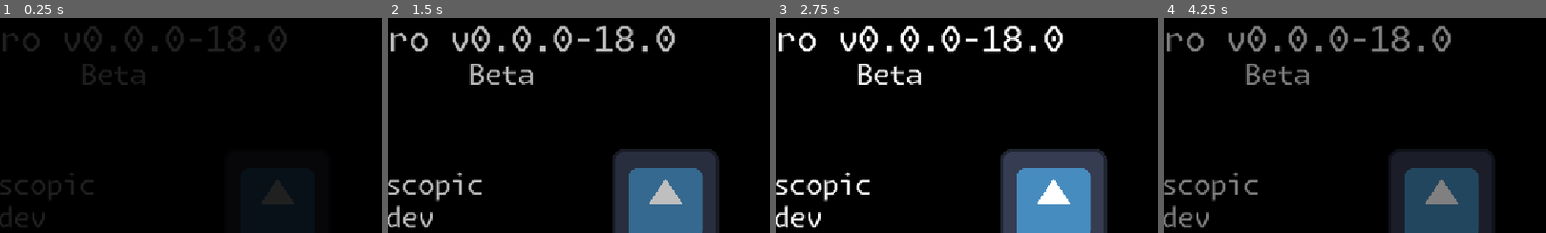
Above: before the commit, frames 1-4 (left to right).
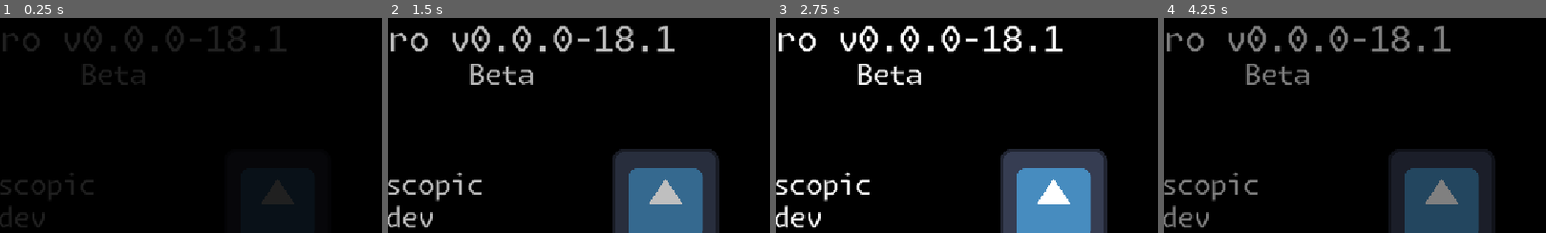
Above: after the commit, the same moments.

Repository: mesoscopic/micro
Game: Godot game, scene res://Main.tscn
Same seed, same stepped clock (60 frames per second), same inputs: the game is played once before the commit and once after it. The engine's default icon, where the game draws it, is replaced by a stand-in: a white triangle on a blue panel in a dark square.
Inputs (mouse positions are % of the whole screen's width and height, from its top left):
- Up to frame 1 (0.25 s): no input
- Up to frame 2 (1.5 s): tap Enter (ui_accept) at 0.5, 0.77 s; move the mouse to (72, 45) at 0.52 s; hold D (move_right) 0.53-1.28 s; tap Mouse wheel down (next_ability) at 0.6 s; click (72, 45) at 0.67 s; move the mouse to (30, 55) at 1.27 s; hold S (move_down) from 1.28 s (still down); tap Mouse wheel up (previous_ability) at 1.35 s
- Up to frame 3 (2.75 s): tap Enter (ui_accept) at 1.52 s; move the mouse to (60, 28) at 2.02 s; release S (move_down) at 2.03 s; press the mouse at (60, 28) at 2.03 s; hold D (move_right) from 2.03 s (still down)
- Up to frame 4 (4.25 s): tap Enter (ui_accept) at 2.75, 3.02, 3.5, 3.77 s; move the mouse to (45, 70) at 2.77 s; release D (move_right) at 2.78 s; release the mouse at (45, 70) at 2.78 s; hold W (move_up) 2.78-3.53 s; right-click (45, 70) at 2.85 s; click (45, 70) at 2.92 s; move the mouse to (80, 65) at 3.52 s; hold A (move_left) from 3.53 s (still down); tap Mouse wheel down (next_ability) at 3.6 s
The pictures show only the part of the screen within x 35-85%, y 7-57%; the shares and areas given below are measured in that part.

The runs differ from the first frame. In frame 1, 0.2% of the frame differs, in the area x 70-75%, y 4-16%; in frame 2, 0.4%; in frame 3, 0.4%, in the area x 70-76%, y 3-17%; in frame 4, 0.4%.

Commit message:
fix vitality bug

Diff:
--- a/godot/project.godot
+++ b/godot/project.godot
@@ -11,7 +11,7 @@
 [application]
 
 config/name="Micro"
-config/version="v0.0.0-18.0"
+config/version="v0.0.0-18.1"
 run/main_scene="res://Main.tscn"
 config/features=PackedStringArray("4.4", "GL Compatibility")
 boot_splash/bg_color=Color(0, 0, 0, 1)
--- a/godot/scripts/characters/damageable.gd
+++ b/godot/scripts/characters/damageable.gd
@@ -31,3 +31,7 @@
 func heal(amount: int):
 	hp = min(max_hp, hp + amount)
 	$Character/Render.material.set("shader_parameter/health", float(hp)/float(max_hp))
+
+func set_hp(amount: int):
+	hp = amount
+	$Character/Render.material.set("shader_parameter/health", float(hp)/float(max_hp))
--- a/godot/scripts/upgrades/vitality.gd
+++ b/godot/scripts/upgrades/vitality.gd
@@ -10,8 +10,8 @@
 
 func enable() -> void:
 	Micro.player.max_hp += 15
-	Micro.player.hp = Micro.player.max_hp
+	Micro.player.set_hp(Micro.player.max_hp)
 
 func disable() -> void:
 	Micro.player.max_hp -= 15
-	Micro.player.hp = Micro.player.max_hp
+	Micro.player.set_hp(Micro.player.max_hp)
Not shown, changed: build/linux/micro.zip
Not shown, changed: build/windows/micro.zip
